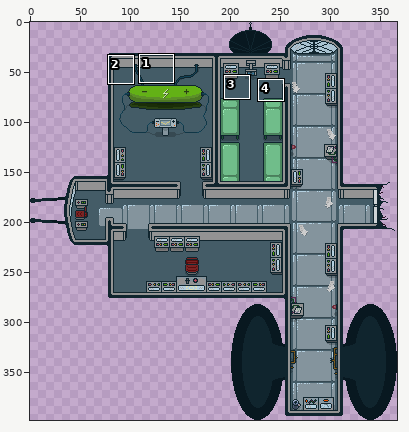
Sprite sheet, stored at Assets/Graphics/Level/SpaceshipInOne.png. The picture above shows the old version from afar; the outline marks the close-up.
Close-up. As it was:
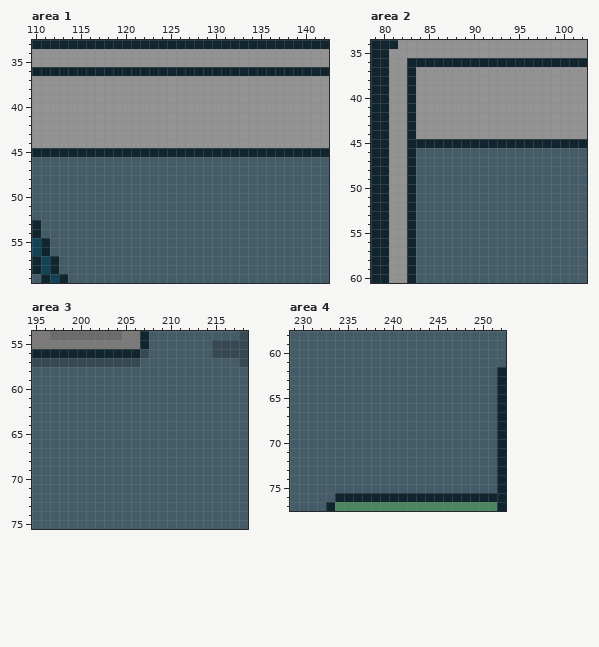
The file is 367x398 pixels. Colours within 5 levels of each other are drawn and written as one. Shown: area 1: x 110..142, y 33..59; area 2: x 79..102, y 34..60; area 3: x 195..218, y 54..75; area 4: x 229..252, y 58..77. The commit also changed other parts of the picture, which this record leaves out.
The result:
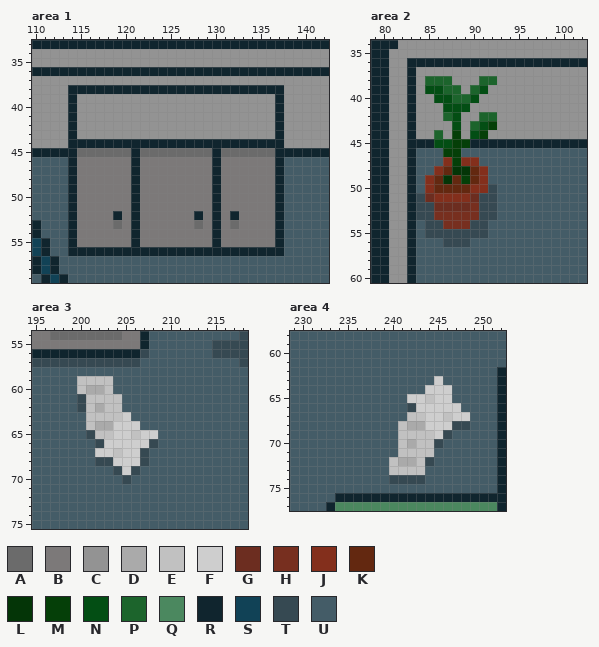
Palette (. is transparent): A #6b6b6b  B #7c7979  C #939393  D #aaaaaa  E #c1c1c1  F #cecece  G #6c2d20  H #772f1f  J #832f1c  K #632810  L #043507  M #053f08  N #034e14  P #1c642c  Q #4b885f  R #10252e  S #114256  T #364952  U #445c67
Difference:
Changed rows in their new state; - is an unchanged pixel.
Area 1:
first column x 114:
38 RRRRRRRRRRRRRRRRRRRRRRRR
39 R----------------------R
40 R----------------------R
41 R----------------------R
42 R----------------------R
43 R----------------------R
44 RRRRRRRRRRRRRRRRRRRRRRRR
45 -AAAAAA-AAAAAAAA-AAAAAA-
46 RBBBBBBRBBBBBBBBRBBBBBBR
47 RBBBBBBRBBBBBBBBRBBBBBBR
48 RBBBBBBRBBBBBBBBRBBBBBBR
49 RBBBBBBRBBBBBBBBRBBBBBBR
50 RBBBBBBRBBBBBBBBRBBBBBBR
51 RBBBBBBRBBBBBBBBRBBBBBBR
52 RBBBBRBRBBBBBBRBRBRBBBBR
53 RBBBBABRBBBBBBABRBABBBBR
54 RBBBBBBRBBBBBBBBRBBBBBBR
55 RBBBBBBRBBBBBBBBRBBBBBBR
56 RRRRRRRRRRRRRRRRRRRRRRRR
Area 2:
first column x 84:
38 -PPP---PP
39 -NNPP-PN-
40 --NNPPN--
41 ---NNN---
42 ---PN--PP
43 ----N-PNM
44 --P-M-NM-
45 --NNMM---
46 ---MM----
47 ---JMJJ--
48 --JKLLKJ-
49 -JKLKMKJ-
50 -JKKKKJJT
51 TGJJJJGTT
52 TTGGGGHTT
53 TTHHHHHTT
54 -TTHHHTT-
55 -TTTTTTT-
56 ---TTT---
Area 3:
first column x 200:
59 EEEE-----
60 EDDE-----
61 TEEEE----
62 TEDEE----
63 -EEEEF---
64 -EDDFFF--
65 -TEEFFEFF
66 --TFFFFFT
67 --FFEFFT-
68 --TTFFFT-
69 ----TFT--
70 -----T---
Area 4:
first column x 240:
63 -----F---
64 ----FFF--
65 --FFEFF--
66 --TFFFFF-
67 --EEFFEFF
68 -EDDFFFTT
69 -EEEEFT--
70 -EDEET---
71 -EEEE----
72 EDDET----
73 EEEE-----
74 TTTT-----
Where, in picture pixels (left, top, right, bottom), the same in both close-ups:
changed: (68, 85, 284, 256)
changed: (416, 76, 497, 247)
changed: (77, 376, 158, 484)
changed: (389, 376, 470, 484)
